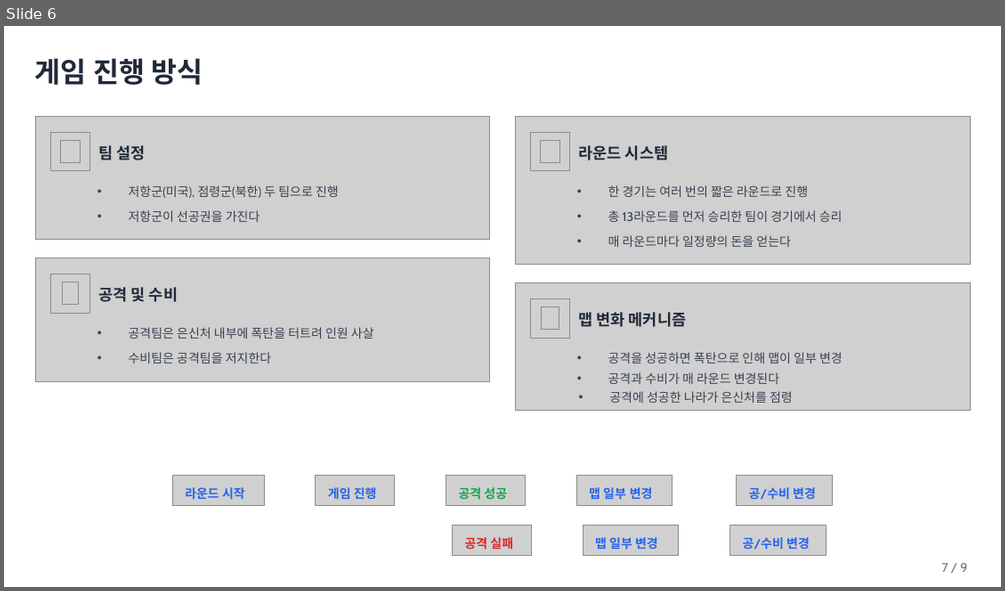
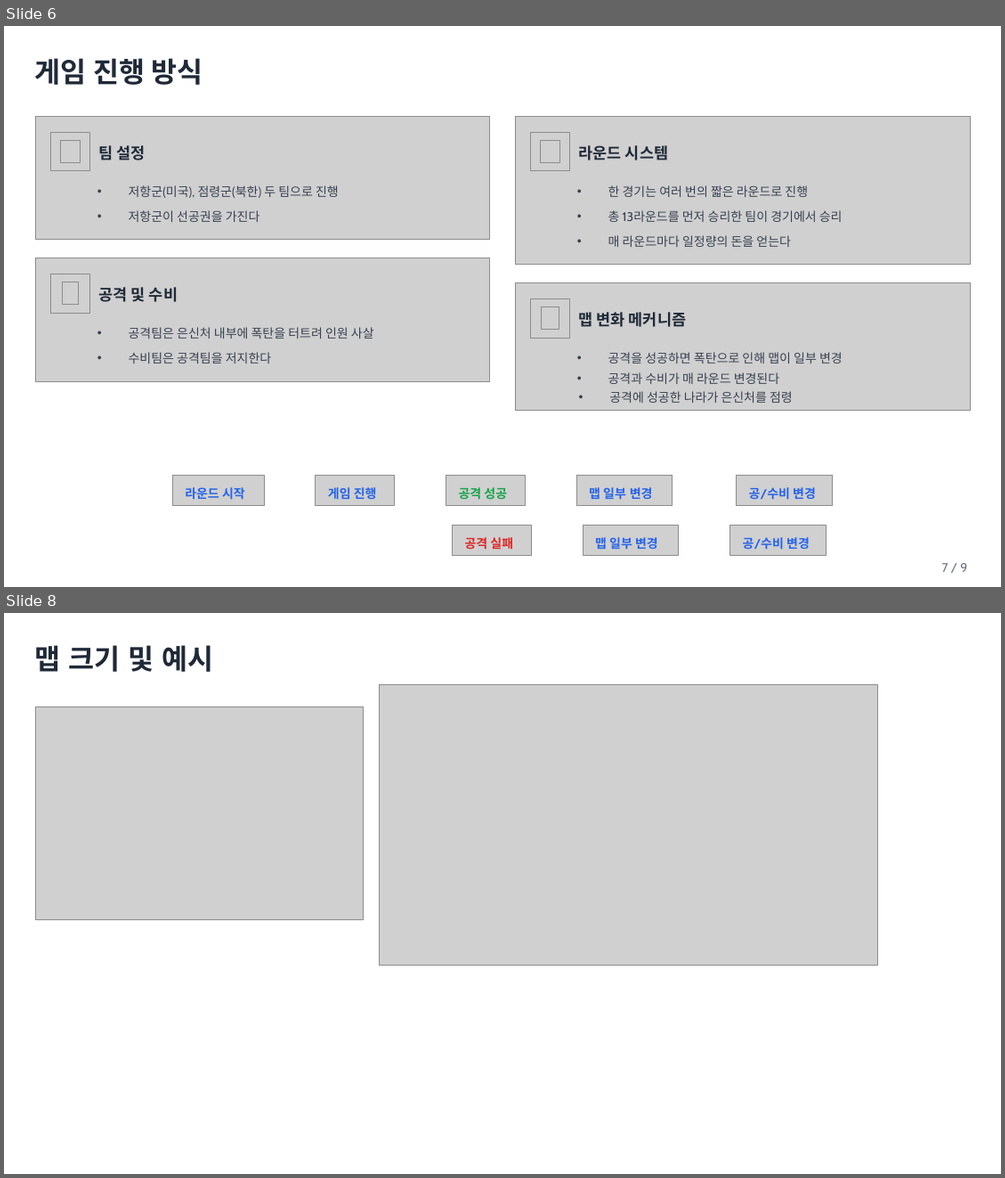
Before and after one commit to yunseo0129/2025_CapstoneGame, a slide deck: Design/종합설계기획.pptx. Shown one above the other, each under a label of ours: slide 6 before the commit, slides 6 and 8 after it; the slides between them are not shown. The pictures are 1005x591 and 1005x1178 pixels, drawn with LibreOffice and Linux fonts; fonts in the diff are those of the drawing; grey boxes stand for pictures; background and template pictures are left out. Boxes give left, top, right and bottom in pixels: in the first picture for what was removed or moved away, otherwise in the second. Text is boxed around its words. In the diff, an @@ line names an element or a change of style, - is before the commit and + after.

```diff
--- a/Design/종합설계기획.pptx
+++ b/Design/종합설계기획.pptx
@@ slide 8 added at [4,613,1001,1174], background picture (left out) @@
@@ text added at [35,645,213,672], 27 pt, text #1F2937, bold @@
+맵 크기 및 예시
@@ picture added at [380,685,878,965] @@
@@ picture added at [35,706,364,919] @@
```
Also in this commit, not shown: 5 slides changed, 1 other slide added.
